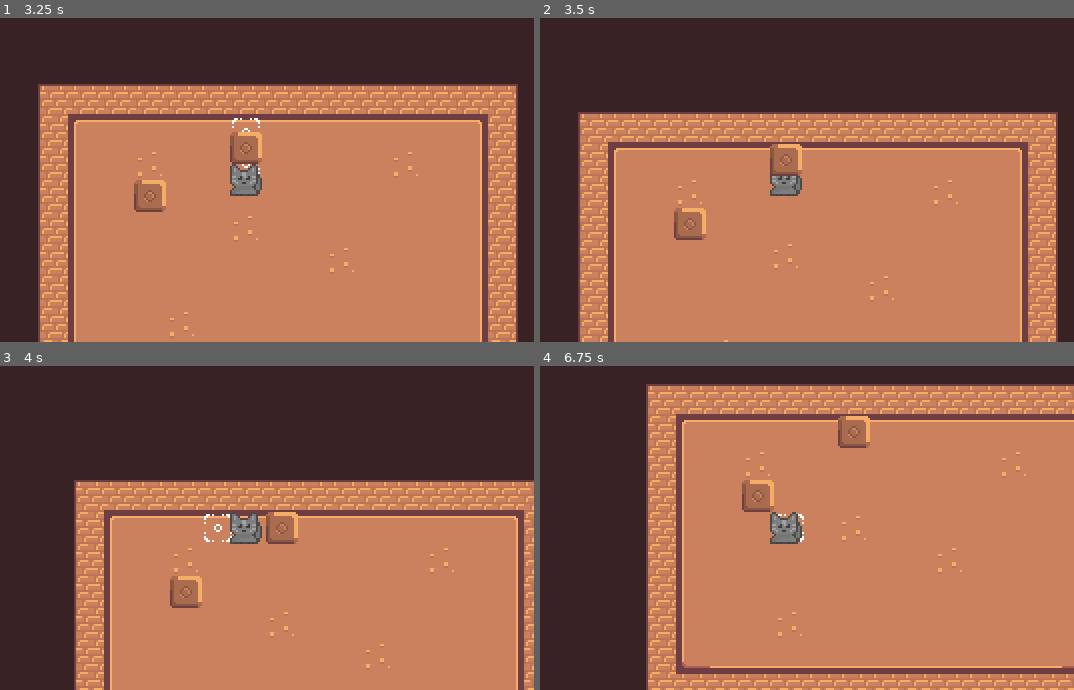
Above: before the commit, frames 1-4 (two rows, left to right).
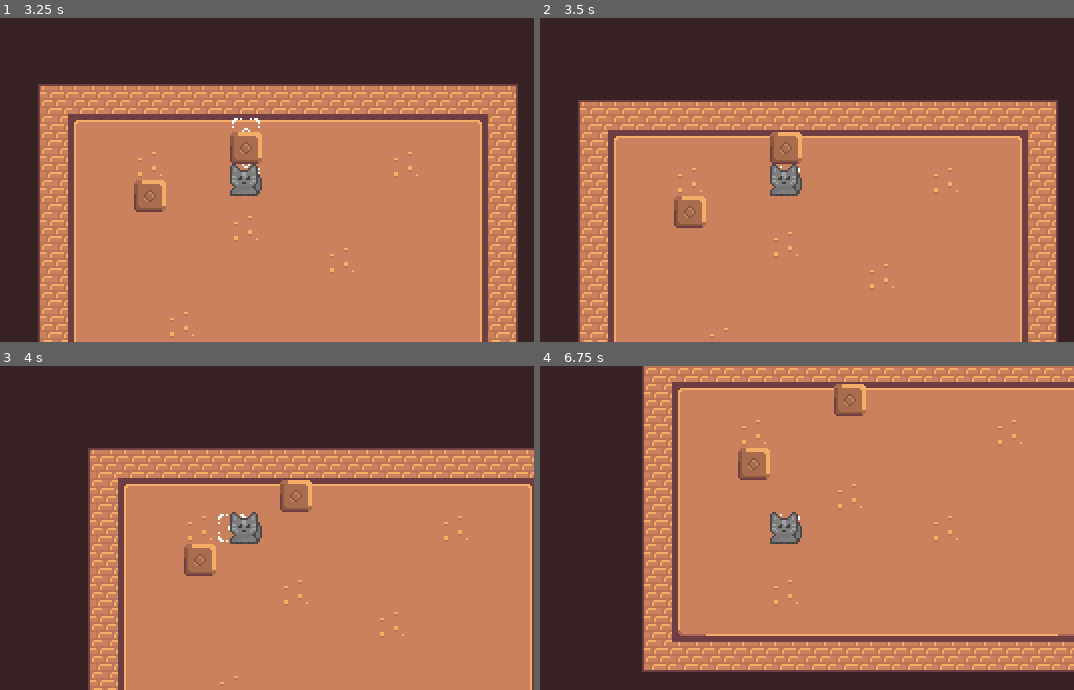
Above: after the commit, the same moments.

Repository: NeoRain314/GodotProjects
Game: Godot game, scene res://scenes/main.tscn
The game is run twice, just before and just after one commit, with the same random seed, the same clock (stepped at 60 frames per second) and the same inputs.
Inputs:
- Up to frame 1 (3.25 s): tap Enter at 0.5 s; hold D (move_right) 0.53-1.28 s; hold S (move_down) 1.28-2.03 s; hold D (move_right) 2.03-2.78 s; hold W (move_up) from 2.78 s (still down)
- Up to frame 2 (3.5 s): keep holding W (move_up)
- Up to frame 3 (4 s): release W (move_up) at 3.53 s; hold A (move_left) from 3.53 s (still down)
- Up to frame 4 (6.75 s): release A (move_left) at 5.03 s; hold S (move_down) 5.03-5.78 s; hold D (move_right) 5.78-6.53 s; hold W (move_up) from 6.53 s (still down)

Frame 1 is identical in both runs. In frame 2, 12% of the frame differs, in the area x 7-98%, y 25-100%; in frame 3, 20%; in frame 4, 22%, in the area x 19-100%, y 0-100%.

Commit message:
fixed bug, you cant walk into boxes now

Diff:
--- a/CatBox Quest/scenes/box.tscn
+++ b/CatBox Quest/scenes/box.tscn
@@ -26,3 +26,4 @@
 
 [node name="CollisionShape2D" type="CollisionShape2D" parent="Area2D"]
 shape = SubResource("RectangleShape2D_vjd1y")
+debug_color = Color(0.102397, 0.45977, 0.562061, 0.42)
--- a/CatBox Quest/scenes/main.tscn
+++ b/CatBox Quest/scenes/main.tscn
@@ -53,6 +53,3 @@
 
 [node name="Box2" parent="." instance=ExtResource("3_8qftl")]
 position = Vector2(88, 24)
-debug_color_setting = 10
-
-[connection signal="moveBox" from="Player" to="Box" method="_on_player_move_box"]
--- a/CatBox Quest/scripts/box.gd
+++ b/CatBox Quest/scripts/box.gd
@@ -1,5 +1,5 @@
 extends Sprite2D
-@export var debug_color_setting = 0
+@export var debug_color_setting = 1
 var is_moving = false
 
 func _ready():
@@ -18,10 +18,11 @@
 	pass
 
 
-func _on_player_move_box(direction, solid):
+func _on_player_move_box(direction, box_can_move):
 	print("box")
-	if solid:
-		return
+	if !box_can_move:
+		pass
+		#return
 
 	var x = $BoxSprite2D.global_position
 	global_position.x += direction.x * 16
--- a/CatBox Quest/scripts/player.gd
+++ b/CatBox Quest/scripts/player.gd
@@ -1,6 +1,4 @@
 extends Sprite2D
-
-signal moveBox
 
 @onready var tile_map = $"../TileMap"
 
@@ -57,14 +55,13 @@
 			target_tile.y + direction.y,
 		)
 		var box_tile_data: TileData = tile_map.get_cell_tile_data(0, box_target_tile)
-		var box_targed_tile_solid = false
+		var box_can_move = true
 		if box_tile_data.get_custom_data("solid") == true:
-			box_targed_tile_solid = true
+			box_can_move = false
+			return #player and box dont move
 
 		var box = $RayCast2D.get_collider().get_parent()
-		box._on_player_move_box(direction, box_targed_tile_solid)
-
-		#moveBox.emit(direction, box_targed_tile_solid)
+		box._on_player_move_box(direction, box_can_move)
 
 	# move player ----------------------------------------
 	is_moving = true
